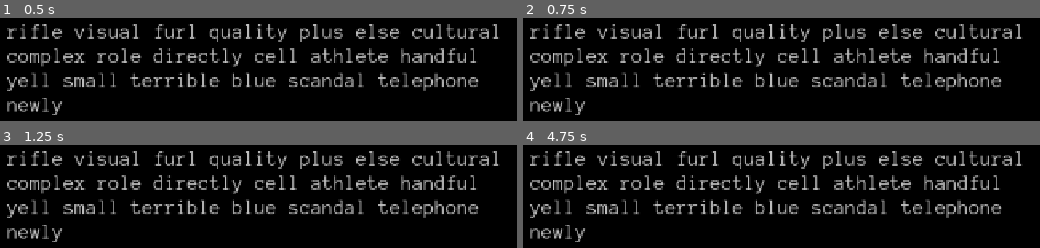
Above: before the commit, frames 1-4 (two rows, left to right).
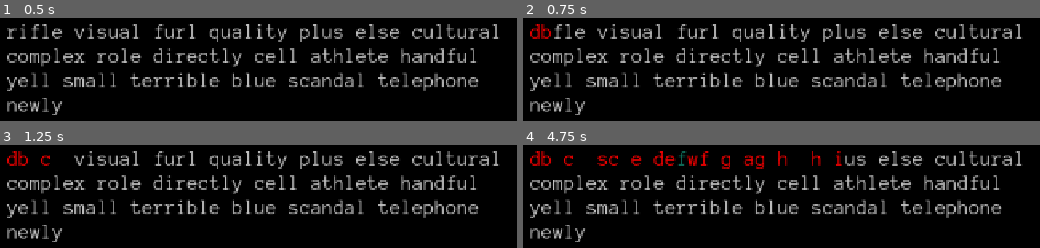
Above: after the commit, the same moments.

Repository: 7Bpencil/drochetype
Game: Godot game, scene res://Scenes/Main.tscn
Two runs of this game, one before a commit and one after it. Both use one fixed random seed, a clock stepped at 60 frames per second and the inputs below.
Inputs:
- Up to frame 1 (0.5 s): no input
- Up to frame 2 (0.75 s): tap Enter at 0.5 s; hold D from 0.53 s (still down); tap B at 0.6 s
- Up to frame 3 (1.25 s): keep holding D; tap Space at 0.77, 1.07 s; tap C at 0.8 s
- Up to frame 4 (4.75 s): tap Space at 1.25, 1.52, 1.82, 3.02, 3.32, 3.77, 4.07, 4.25, 4.52 s; release D at 1.28 s; hold S 1.28-2.03 s; tap C at 1.35 s; tap E at 1.55, 2.1 s; hold D 2.03-2.78 s; tap F at 2.3, 2.85 s; tap Enter at 2.75 s; hold W 2.78-3.53 s; tap G at 3.05, 3.6 s; hold A from 3.53 s (still down); tap H at 3.8, 4.35 s; tap I at 4.55 s

Frame 1 is identical in both runs. In frame 2, 0.5% of the frame differs, in the area x 1-6%, y 5-21%; in frame 3, 0.9%; in frame 4, 4.1%, in the area x 1-62%, y 5-24%.

Commit message:
actually accept input and print correct and wrong characters

Diff:
--- a/Scenes/Main.tscn
+++ b/Scenes/Main.tscn
@@ -1,8 +1,10 @@
-[gd_scene load_steps=5 format=3 uid="uid://0kcwtttcr5bt"]
+[gd_scene load_steps=7 format=3 uid="uid://0kcwtttcr5bt"]
 
 [ext_resource type="Texture2D" uid="uid://cpkasejx0m1t" path="res://Images/References/keypresso.PNG" id="1_r150o"]
 [ext_resource type="LabelSettings" uid="uid://duxx0llfqminq" path="res://LabelSettings/goal.tres" id="2_idj7w"]
 [ext_resource type="Script" uid="uid://wcffn5nhpmis" path="res://Scripts/Main.gd" id="3_pbw6q"]
+[ext_resource type="LabelSettings" uid="uid://ddupc3o2g4ctu" path="res://LabelSettings/correct.tres" id="3_rgh2o"]
+[ext_resource type="LabelSettings" uid="uid://dct5qndypr4ug" path="res://LabelSettings/wrong.tres" id="4_pbw6q"]
 [ext_resource type="PackedScene" uid="uid://bw5ns0s8hkud1" path="res://Scenes/letter.tscn" id="4_rgh2o"]
 
 [node name="Control" type="Control"]
@@ -61,3 +63,6 @@
 letter_size = Vector2i(18, 34)
 line_separation = 5
 line_max_characters = 45
+letter_settigs_goal = ExtResource("2_idj7w")
+letter_settigs_correct = ExtResource("3_rgh2o")
+letter_settigs_wrong = ExtResource("4_pbw6q")
--- a/Scripts/Main.gd
+++ b/Scripts/Main.gd
@@ -7,9 +7,14 @@
 @export var letter_size: Vector2i
 @export var line_separation: int
 @export var line_max_characters: int
+@export var letter_settigs_goal: Resource
+@export var letter_settigs_correct: Resource
+@export var letter_settigs_wrong: Resource
 
 
 var letters: Array[Node] = []
+var is_shift_held: bool = false
+var input_letter_index: int = 0
 
 
 func _ready() -> void:
@@ -54,5 +59,68 @@
     return Vector2i(horizontal_position, vertical_position)
 
 
-func _process(delta: float) -> void:
+var keys = {
+    # alphabet
+    KEY_A : ["a", "A"],
+    KEY_B : ["b", "B"],
+    KEY_C : ["c", "C"],
+    KEY_D : ["d", "D"],
+    KEY_E : ["e", "E"],
+    KEY_F : ["f", "F"],
+    KEY_G : ["g", "G"],
+    KEY_H : ["h", "H"],
+    KEY_I : ["i", "I"],
+    KEY_J : ["j", "J"],
+    KEY_K : ["k", "K"],
+    KEY_L : ["l", "L"],
+    KEY_M : ["m", "M"],
+    KEY_N : ["n", "N"],
+    KEY_O : ["o", "O"],
+    KEY_P : ["p", "P"],
+    KEY_Q : ["q", "Q"],
+    KEY_R : ["r", "R"],
+    KEY_S : ["s", "S"],
+    KEY_T : ["t", "T"],
+    KEY_U : ["u", "U"],
+    KEY_V : ["v", "V"],
+    KEY_W : ["w", "W"],
+    KEY_X : ["x", "X"],
+    KEY_Y : ["y", "Y"],
+    KEY_Z : ["z", "Z"],
+    # numbers
+    KEY_0 : ["0", ")"],
+    KEY_1 : ["1", "!"],
+    KEY_2 : ["2", "@"],
+    KEY_3 : ["3", "#"],
+    KEY_4 : ["4", "$"],
+    KEY_5 : ["5", "%"],
+    KEY_6 : ["6", "^"],
+    KEY_7 : ["7", "&"],
+    KEY_8 : ["8", "*"],
+    KEY_9 : ["9", "("],
+    # special
+    KEY_SPACE : [" ", " "],
+}
+
+
+func _unhandled_key_input(event: InputEvent) -> void:
+    var event_keycode = event.keycode
+    if event_keycode == KEY_SHIFT:
+        if event.is_pressed():
+            is_shift_held = true
+        if event.is_released():
+            is_shift_held = false
+
+    if event.is_pressed() and keys.has(event_keycode):
+        var key = keys[event_keycode]
+        var key_char = key[1] if is_shift_held else key[0]
+        if input_letter_index < letters.size():
+            var goal_char = goal_text[input_letter_index]
+            var letter = letters[input_letter_index]
+            letter.label_settings = letter_settigs_correct if key_char == goal_char else letter_settigs_wrong
+            letter.text = key_char
+            input_letter_index += 1
+
+
+func _process(_delta: float) -> void:
     pass
